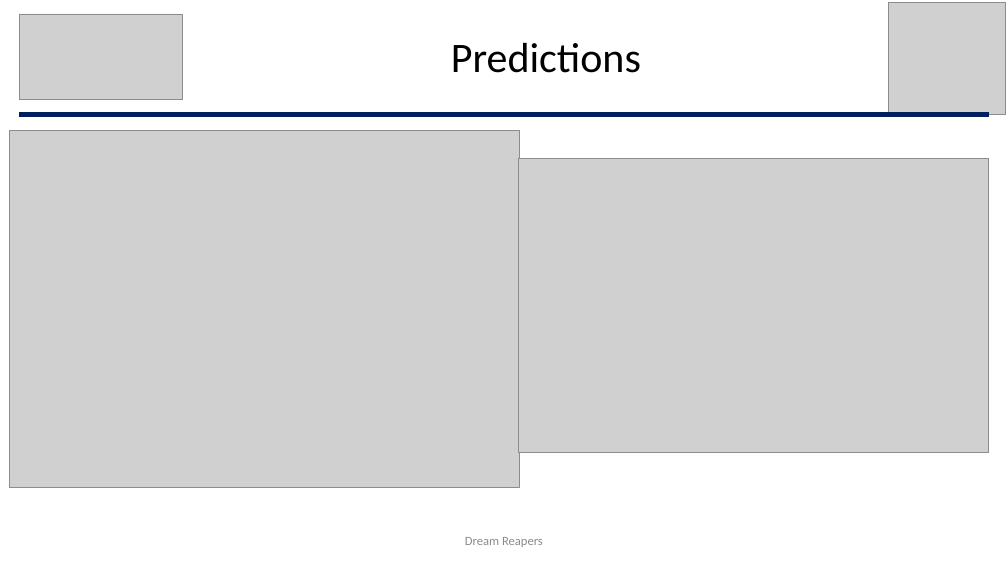
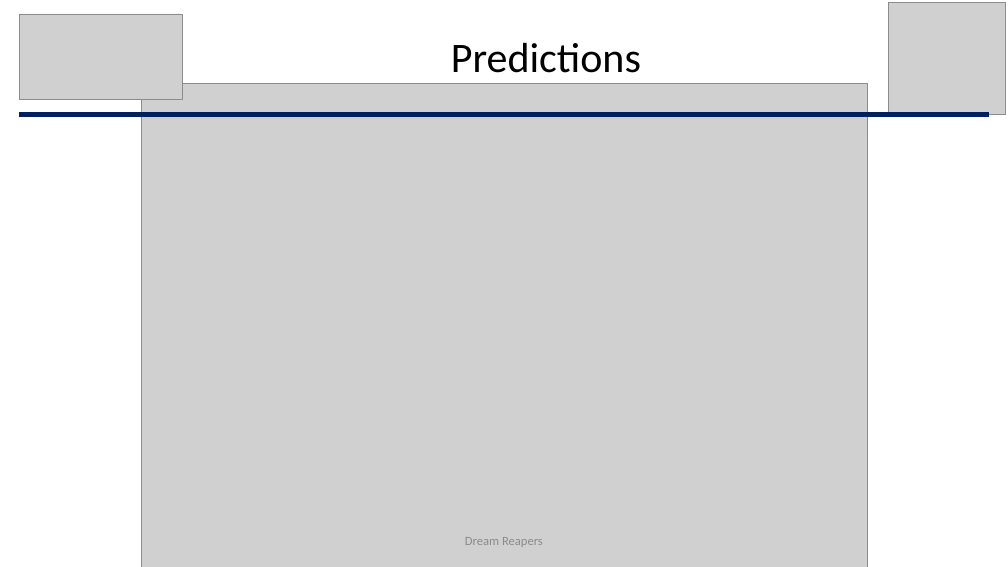
Before and after one commit to Jayleh/dream-reapers, a slide deck: slide 15 of Dream Reapers V6.pptx (slide 14 before the commit). Drawn at 1008x567 pixels with LibreOffice and Linux fonts; fonts in the diff are those of the drawing; grey boxes stand for pictures. Boxes give left, top, right and bottom in pixels: in the first picture for what was removed or moved away, otherwise in the second. Text is boxed around its words. In the diff, an @@ line names an element or a change of style, - is before the commit and + after.

```diff
--- a/Dream Reapers V6.pptx
+++ b/Dream Reapers V6.pptx
@@ picture added at (141,83,867,567) @@
@@ picture removed at (10,130,519,487) @@
@@ picture removed at (518,158,989,452) @@
```
Also in this commit, not shown: 2 other slides changed.
